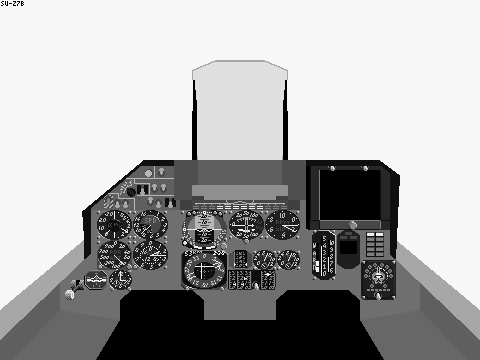
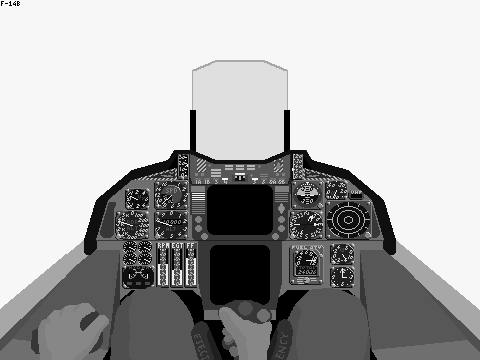
Revision of a layered 480 x 360 image; what changed, layer by layer:
showed "RightHandCenter" over [219, 307, 272, 360]
showed "StickCenter" over [218, 300, 272, 360]
showed "LeftHand" over [31, 303, 109, 360]
showed "EjectTrigger" over [191, 319, 293, 360]
showed "Legs" over [110, 286, 370, 360]
hid "Su27_Hood" over [0, 160, 479, 340]
hid "Su27_Frgr" over [65, 164, 388, 300]
hid "Su27_Bkgr" over [71, 62, 396, 300]
hid "Su27_Frame" over [0, 1, 480, 360]
hid "Su30_Hood" over [0, 62, 479, 340]
hid "Su30_Frgr" over [104, 164, 364, 279]
hid "Su30_Bkgr" over [97, 162, 461, 360]
hid "Su30_Frame" over [0, 160, 480, 360]
showed "F14_Hood", painted on it over [84, 62, 396, 255]
showed "F14_Frgr" over [118, 164, 347, 285]
showed "F14_Bkgr" over [96, 152, 384, 310]
showed "F14_Frame", painted on it over [0, 1, 480, 360]
